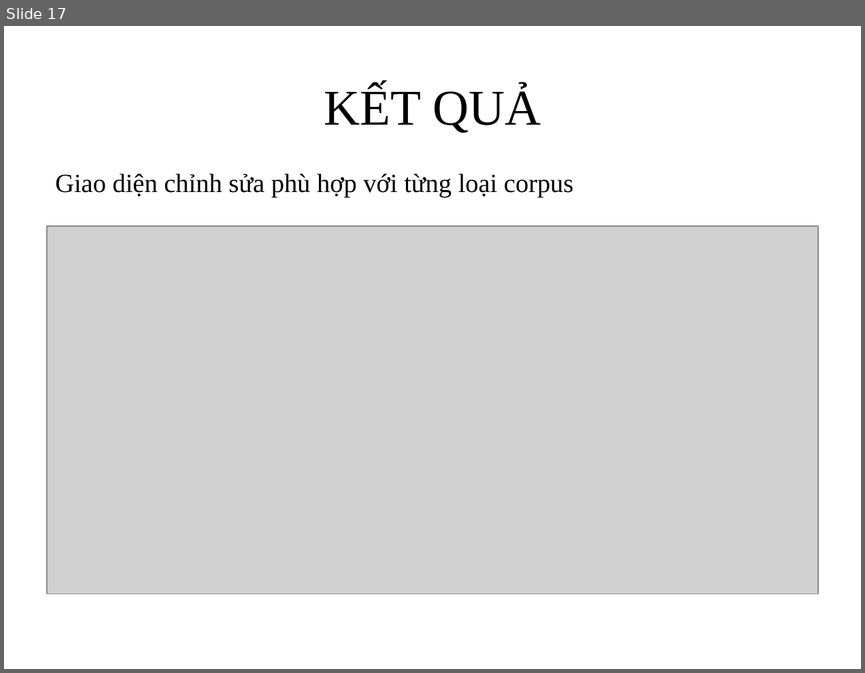
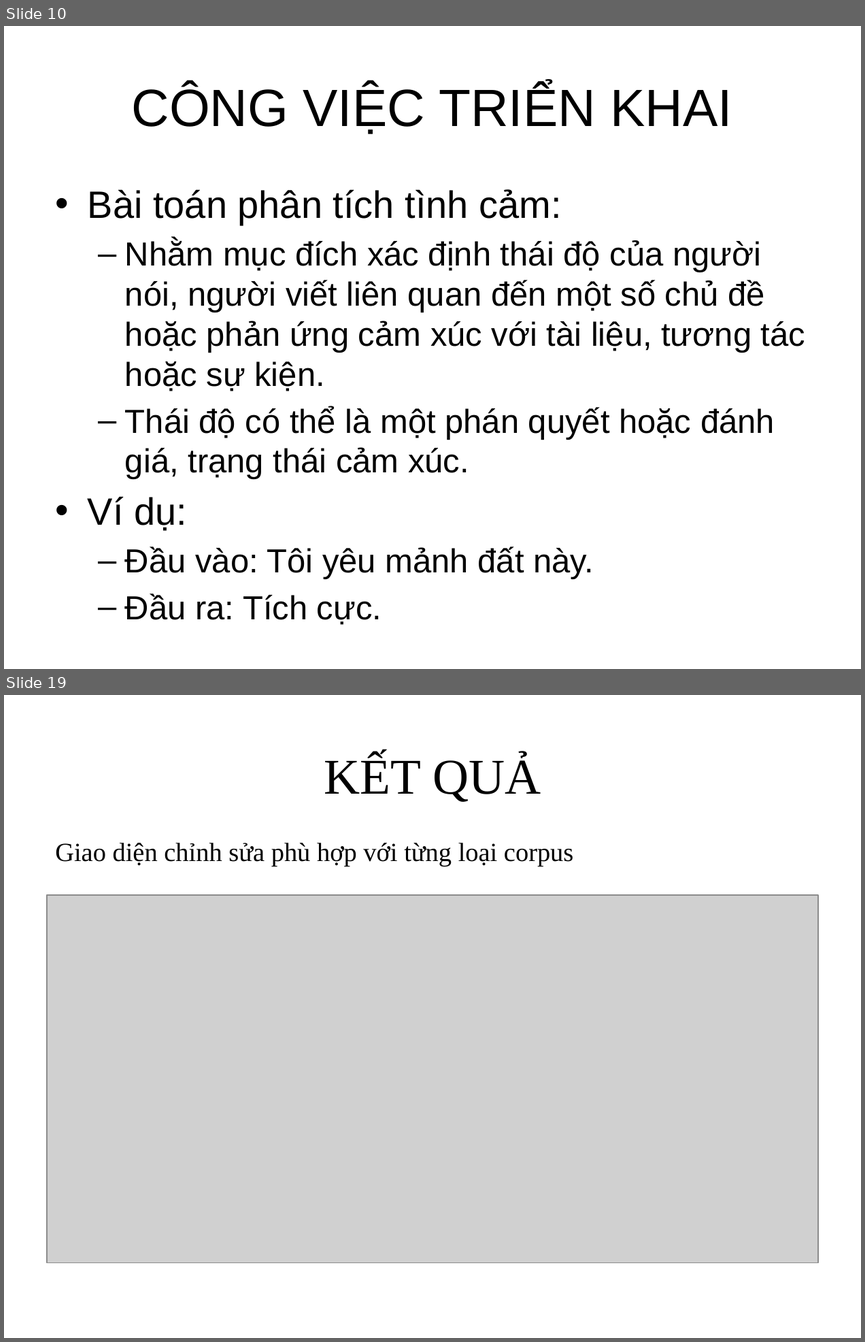
Before and after one commit to PVT961996/Web_VNLP, a slide deck: Khoaluan_doc/Bao_cao_khoa_hoc.pptx. Shown one above the other, each under a label of ours: slide 17 before the commit, slides 10 and 19 after it; the slides between them are not shown. The pictures are 865x673 and 865x1342 pixels, drawn with LibreOffice and Linux fonts; fonts in the diff are those of the drawing; grey boxes stand for pictures; background and template pictures are left out. Boxes give left, top, right and bottom in pixels: in the first picture for what was removed or moved away, otherwise in the second. Text is boxed around its words. In the diff, an @@ line names an element or a change of style, - is before the commit and + after.

```diff
--- a/Khoaluan_doc/Bao_cao_khoa_hoc.pptx
+++ b/Khoaluan_doc/Bao_cao_khoa_hoc.pptx
@@ slide 10 added at <box>4,26,861,669</box>, background picture (left out) @@
@@ title added at <box>131,84,732,134</box>, 44 pt, text #000000 @@
+CÔNG VIỆC TRIỂN KHAI
@@ text added at <box>88,189,805,579</box>, 28 pt, text #000000 @@
+• Bài toán phân tích tình cảm:
+  – Nhằm mục đích xác định thái độ của người nói, người viết liên quan đến một số chủ đề hoặc phản ứng cảm xúc với tài liệu, tương tác hoặc sự kiện.
+  – Thái độ có thể là một phán quyết hoặc đánh giá, trạng thái cảm xúc.
+• Ví dụ:
+  – Đầu vào: Tôi yêu mảnh đất này.
+  – Đầu ra: Tích cực.
@@ what was slide 17 is now slide 19 @@
```
Also in this commit, not shown: 19 slides changed, 4 other slides added, 1 slide removed, 15 other files.
